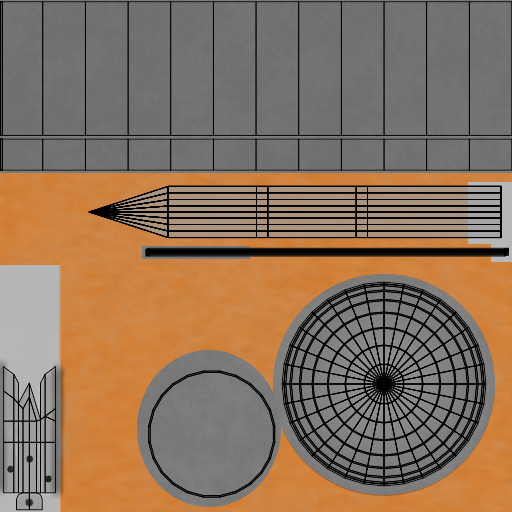
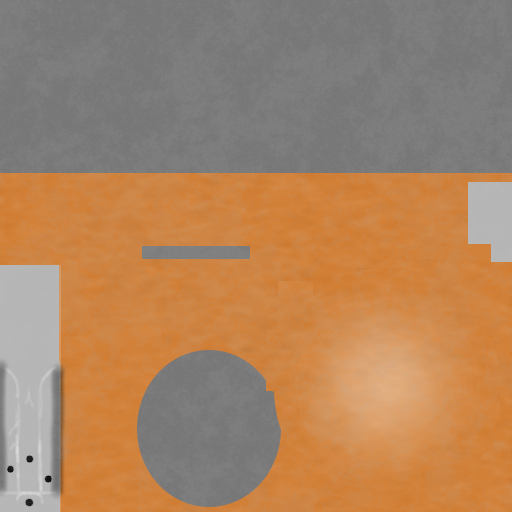
Revision of a layered 512px x 512px image; what changed, layer by layer:
hid "ducts.008 lh2_feed_lines.003 lh2_feed_lines.008 and more.png" over [0, 1, 512, 511]
removed layer "Warstwa #3" over [142, 185, 509, 259]
removed layer "Warstwa #2" over [278, 279, 491, 491]
removed layer "Warstwa #1" over [0, 1, 512, 511]
added layer "Warstwa #4" above "Warstwa #6" over [0, 1, 512, 511]
